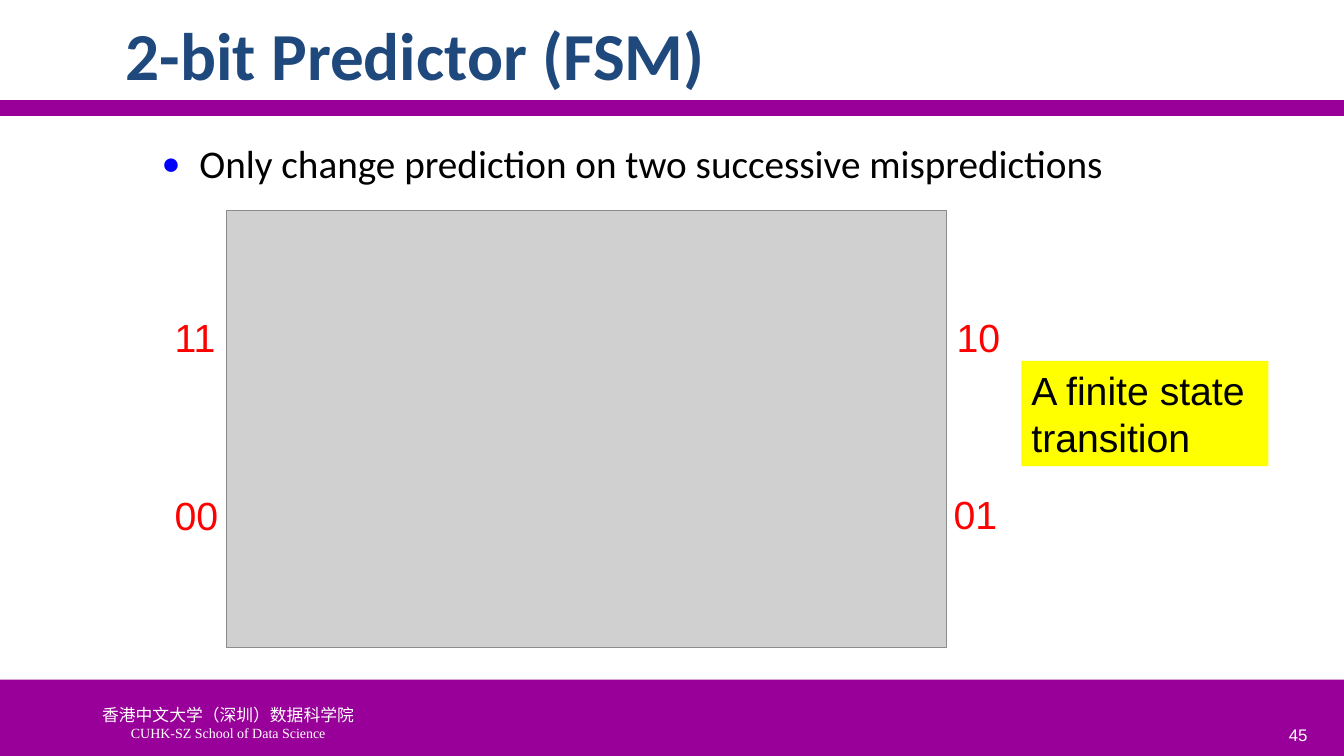
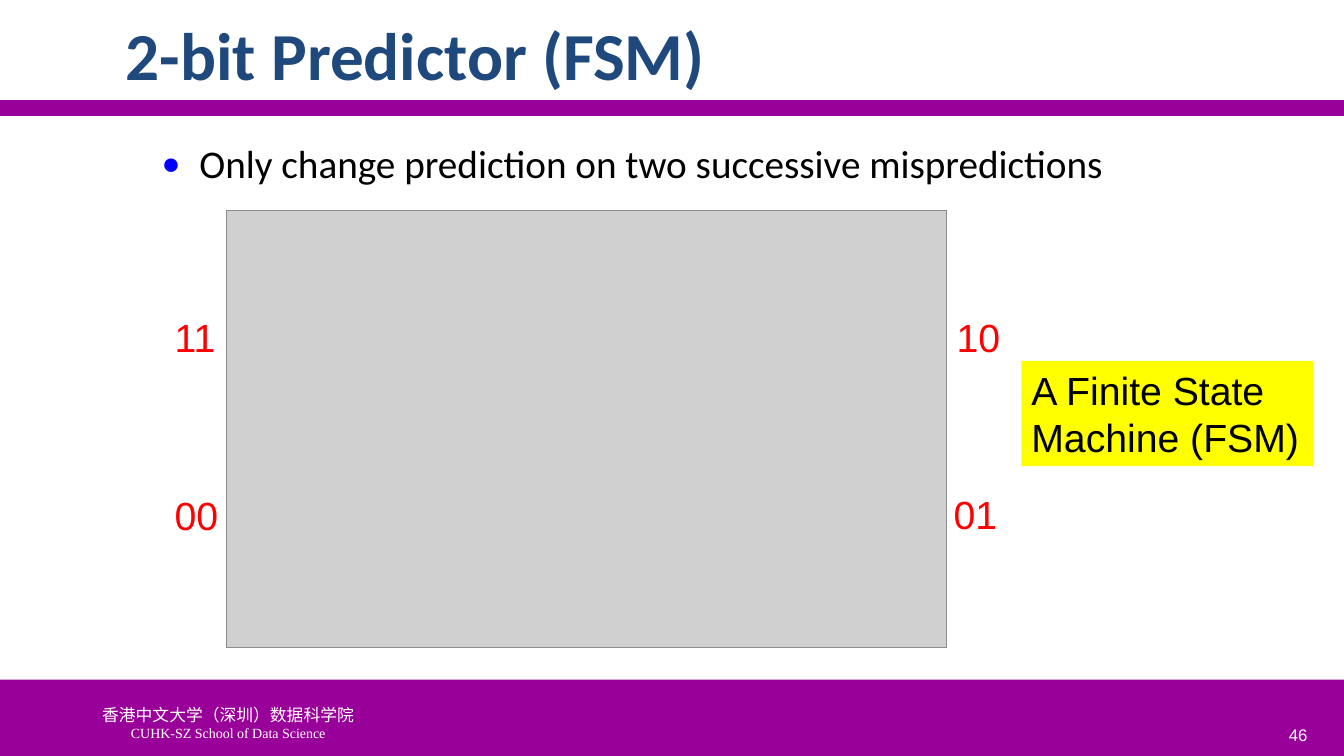
Before and after one commit to SUNCHAOYI923/CMU_CSAPP, a slide deck: slide 46 of slide/CA3060-4-Hazards.pptx (slide 45 before the commit). Drawn at 1344x756 pixels with LibreOffice and Linux fonts; fonts in the diff are those of the drawing; grey boxes stand for pictures; background and template pictures are left out. Boxes give left, top, right and bottom in pixels: in the first picture for what was removed or moved away, otherwise in the second. Text is boxed around its words. In the diff, an @@ line names an element or a change of style, - is before the commit and + after.

```diff
--- a/slide/CA3060-4-Hazards.pptx
+++ b/slide/CA3060-4-Hazards.pptx
@@ rectangle "A Finite State": place and size @@
-rectangle "A Finite State" at (1021,361,1268,466)
+rectangle "A Finite State" at (1021,361,1313,466)
@@ text in rectangle at (1031,376,1299,460): text changed @@
-A finite state
-transition
+A Finite State
+Machine (FSM)
@@ page number at (1289,729,1308,741): text changed @@
-45
+46
```
Also in this commit, not shown: 2 other slides changed, 3 slides added, 3 other files.
